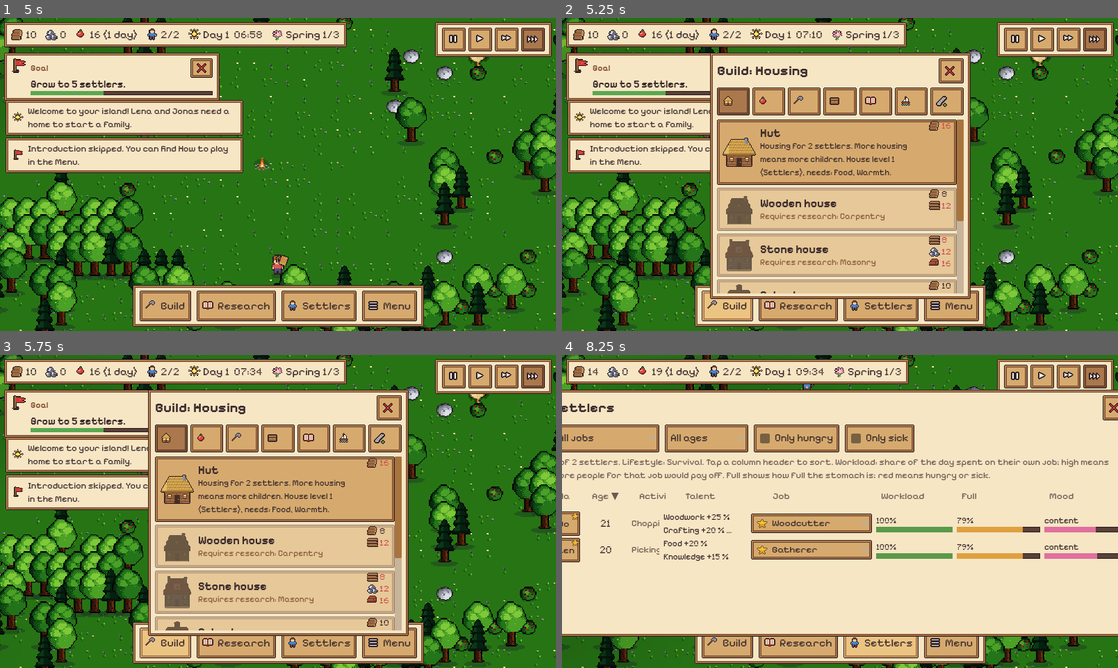
Above: before the commit, frames 1-4 (two rows, left to right).
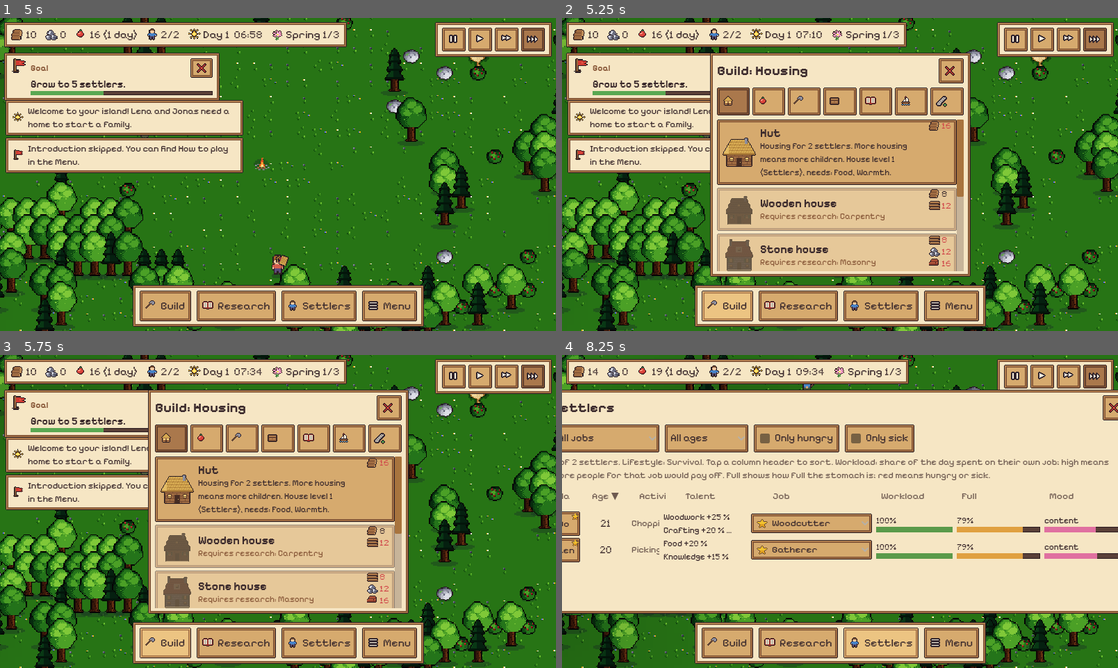
Above: after the commit, the same moments.

Repository: roderichpralle-a11y/New_World
Game: Godot game, scene res://scenes/main.tscn
The game is run twice, just before and just after one commit, with the same random seed, the same clock (stepped at 60 frames per second) and the same inputs.
Inputs (mouse positions are in pixels of both pictures, inside the frame that each line leads up to):
- Up to frame 1 (5 s): click "Start game" at 0.5 s; click "Skip" at 1.25 s; click (455, 39) at 2.02 s; click (478, 39) at 2.77 s; click (505, 39) at 3.52 s; click (533, 39) at 4.27 s
- Up to frame 2 (5.25 s): click "Build" at 5 s
- Up to frame 3 (5.75 s): no input
- Up to frame 4 (8.25 s): click "Research" at 5.75 s; tap Enter at 6.5 s; drag from (673, 414) to (895, 442) at 6.52 s; drag from (728, 527) to (812, 574) at 7.27 s; click "Settlers" at 8 s

Frame 1 is identical in both runs. In frame 2, 4.2% of the frame differs, in the area x 26-74%, y 56-90%; in frame 3, 4.2%; in frame 4, 7.7%, in the area x 0-100%, y 81-90%.

Commit message:
Fenster passen auf kleine Bildschirme: Listen zeigen den Scroll-Griff
- jedes Bild prüft die echte Höhe offener Fenster und kürzt die größte Liste, wenn das Fenster unter die untere Leiste ragt
- Fenster ohne Liste (Menü, Meldungen im Querformat) bekommen eine
- Testaufruf --fitcheck=1 [--fitrotate=1]

Co-Authored-By: Claude Sonnet 5.5 <noreply@anthropic.com>
Claude-Session: https://claude.ai/code/session_01LxU4125AJ5QeeYLypLgmQB

Diff:
--- a/scripts/main.gd
+++ b/scripts/main.gd
@@ -309,6 +309,8 @@
 		_autotest_store()
 	if args.has("langcheck"):
 		await _lang_check()
+	if args.has("fitcheck"):
+		await _fit_check()
 	if args.has("shot"):
 		Engine.time_scale = 1.0
 		if args.has("night"):
@@ -687,6 +689,63 @@
 			Engine.time_scale = 10.0
 
 
+## Testhilfe --fitcheck=1: oeffnet jedes Fenster und prueft nach dem Layout, ob es zwischen Oberleiste und
+## unterer Leiste bleibt (sonst ist ein Teil der Liste verdeckt und der Scrollgriff fehlt). Am besten mit
+## --resolution=402x874 oder 874x402 unter xvfb. Gibt je Fenster eine Zeile und am Ende die Zahl der Fehler aus.
+func _fit_check() -> void:
+	await _fit_pass()
+	if _user_args().has("fitrotate"):  # Handy drehen: danach muss alles wieder passen (und die Listen wieder wachsen)
+		var win := get_window()
+		win.size = Vector2i(win.size.y, win.size.x)
+		for i in 10:
+			await get_tree().process_frame
+		await _fit_pass()
+
+
+func _fit_pass() -> void:
+	var vs := get_viewport().get_visible_rect().size
+	var bp: Control = hud._bottom.get_parent()
+	var limit := vs.y - bp.size.y - 18.0
+	var openers := {
+		"Bauen": func(): hud._toggle(hud._build_panel),
+		"Forschung": func():
+			hud._fill_research_list()
+			hud._toggle(hud._research_panel),
+		"Vorraete": func():
+			hud._refresh_stock(true)
+			hud._toggle(hud._stock_panel),
+		"Siedler": func():
+			hud._toggle(hud._settler_panel)
+			hud._refresh_settler_list(),
+		"Menue": func(): hud._toggle(hud._menu_panel),
+		"Anleitung": func(): hud._toggle(hud._help_panel),
+		"Meldungen": func(): hud._toggle(hud._notify_panel),
+		"Spielstaende": func(): hud._open_slots(),
+		"Wertung": func(): hud._toggle(hud._score_panel),
+		"Auftraege": func(): hud._toggle(hud._quest_panel),
+	}
+	var bad := 0
+	for name in openers:
+		for pnl in hud._panels():
+			pnl.visible = false
+		openers[name].call()
+		for i in 6:
+			await get_tree().process_frame
+		var shown: Control = null
+		for pnl in hud._panels():
+			if pnl.visible:
+				shown = pnl
+		if shown == null:
+			print("   Fenster %s: nicht sichtbar" % name)
+			continue
+		var bottom: float = shown.position.y + shown.size.y
+		var ok := bottom <= limit + 1.0 and shown.position.y >= 0.0
+		if not ok:
+			bad += 1
+		print("   Fenster %s: oben %d unten %d (Grenze %d) %s" % [name, shown.position.y, bottom, limit, "OK" if ok else "ZU HOCH"])
+	print("Fenstertest: %d von %d zu hoch (Bild %dx%d)" % [bad, openers.size(), vs.x, vs.y])
+
+
 ## Testhilfe: Gebaeude fertig auf einer beliebigen Insel hinstellen.
 func _place_on(w, type: String) -> bool:
 	var sz: Array = Data.buildings[type].size
--- a/scripts/ui/hud.gd
+++ b/scripts/ui/hud.gd
@@ -2685,9 +2685,17 @@
 
 
 # ================================================================== Layout
+var _top_h := 50.0  # Oberkante der Fenster, von _layout gesetzt
+var _fit_orig: Dictionary = {}  # gekürzte Liste -> ihre ursprüngliche Mindesthöhe (zurück bei neuem Layout, z. B. Drehen)
+
+
 func _layout() -> void:
 	if root == null:
 		return
+	for sc in _fit_orig:  # nach Drehen oder Größenwechsel wieder mit der vollen Höhe rechnen
+		if is_instance_valid(sc):
+			sc.custom_minimum_size.y = _fit_orig[sc]
+	_fit_orig.clear()
 	var vs := get_viewport().get_visible_rect().size
 	var portrait := vs.y > vs.x
 	var bp: Control = _bottom.get_parent()
@@ -2755,6 +2763,7 @@
 	top_alerts.place(sp, _season_icon.get_parent().get_parent().get_parent(), portrait or vs.x < 760)
 	if top_alerts.visible and top_alerts.position.y > sp.position.y:  # Knöpfe unter der Geschwindigkeit: Meldungen darunter
 		_toasts.position.y = maxf(_toasts.position.y, top_alerts.position.y + top_alerts.size.y + 4.0)
+	_top_h = top_h
 	_notify_grid.columns = 2 if vs.x >= 640 else 1
 	_size_settler_panel(vs.y - top_h - bp.size.y - 18.0)
 	_fit_research(top_h)
@@ -2771,10 +2780,89 @@
 		_info_panel.position = Vector2(vs.x - 316, top_h + 6)
 
 
+## Prüft nach dem Layout die echte Höhe jedes offenen Fensters. Die Rechnung in _layout und den
+## Einzelfenstern schätzt Kopfzeilen, Filter und Zähler nur grob (umbrechende Filter und Texte sind
+## auf dem Handy höher). Ragt ein Fenster unter die untere Leiste oder aus dem Bild, wird die größte
+## Liste darin so weit gekürzt, bis alles sichtbar ist. Dann weiß die Liste wirklich, dass sie
+## scrollen muss, und zeigt den Griff. Fenster ganz ohne Liste (Menü, Meldungen im Querformat)
+## bekommen dafür einmal eine. Gekürzt wird nur, nie verlängert.
+func _fit_visible_panels() -> void:
+	var vs := get_viewport().get_visible_rect().size
+	var bp: Control = _bottom.get_parent()
+	var avail := vs.y - _top_h - bp.size.y - 18.0
+	for pnl in _panels():
+		if not pnl.visible:
+			continue
+		var ws = pnl.get_meta("wrap_sc", null)  # Fenster mit nachträglich eingebauter Liste: wächst und schrumpft mit
+		if ws != null and is_instance_valid(ws):
+			var inner: Control = ws.get_child(0)
+			var head: float = pnl.size.y - ws.size.y
+			var want := minf(inner.get_combined_minimum_size().y, maxf(avail - head, 90.0))
+			if absf(want - ws.custom_minimum_size.y) > 0.5:
+				ws.custom_minimum_size.y = want
+				_refit_panel(pnl, vs, bp)
+			continue
+		if pnl.size.y <= avail + 0.5:
+			continue
+		var sc: Control = _biggest_scroller(pnl)
+		if sc == null:
+			_wrap_in_scroll(pnl)  # ab dem nächsten Bild von oben passt es mit
+			continue
+		var cur := maxf(sc.custom_minimum_size.y, sc.size.y)
+		var target := maxf(cur - (pnl.size.y - avail), 90.0)
+		if target >= cur - 0.5:
+			continue
+		if not _fit_orig.has(sc):
+			_fit_orig[sc] = sc.custom_minimum_size.y
+		sc.custom_minimum_size.y = target
+		_refit_panel(pnl, vs, bp)
+
+
+func _refit_panel(pnl: Control, vs: Vector2, bp: Control) -> void:
+	pnl.reset_size()
+	pnl.size.x = minf(pnl.size.x, vs.x - 12)
+	pnl.position = Vector2((vs.x - pnl.size.x) / 2.0, maxf(_top_h, vs.y - pnl.size.y - bp.size.y - 18))
+
+
+## Die höchste scrollende Liste in einem Fenster (ScrollContainer oder Text mit eigenem Scroll), oder null.
+func _biggest_scroller(n: Node) -> Control:
+	var best: Control = null
+	for c in n.get_children():
+		var cand: Control = null
+		if c is ScrollContainer or (c is RichTextLabel and c.scroll_active):
+			cand = c
+		else:
+			cand = _biggest_scroller(c)
+		if cand != null and (best == null or cand.size.y > best.size.y):
+			best = cand
+	return best
+
+
+## Packt alles unter der Titelzeile eines Fensters (aus _popup_panel) in eine Scroll-Liste.
+func _wrap_in_scroll(pnl: Control) -> ScrollContainer:
+	var v := pnl.get_child(0) if pnl.get_child_count() > 0 else null
+	if not (v is VBoxContainer) or v.get_child_count() < 2:
+		return null
+	var inner := VBoxContainer.new()
+	inner.add_theme_constant_override("separation", 6)
+	inner.size_flags_horizontal = Control.SIZE_EXPAND_FILL
+	for c in v.get_children().slice(1):
+		v.remove_child(c)
+		inner.add_child(c)
+	var sc := ScrollContainer.new()
+	sc.horizontal_scroll_mode = ScrollContainer.SCROLL_MODE_DISABLED
+	sc.add_child(inner)
+	v.add_child(sc)
+	sc.custom_minimum_size.y = inner.get_combined_minimum_size().y
+	pnl.set_meta("wrap_sc", sc)
+	return sc
+
+
 func _process(delta: float) -> void:
 	if root == null:
 		return
 	_tick_settler_list(delta)
+	_fit_visible_panels()
 	_day_label.text = (tr("Tag %d") % Game.day()) if _food_short else (tr("Tag %d  %s") % [Game.day(), Game.clock_text()])
 	_day_icon.texture = Data.icon("mond" if Game.is_night() else "sonne")
 	_season_icon.texture = Seasons.icon()
Not shown, changed: DESIGN.md
